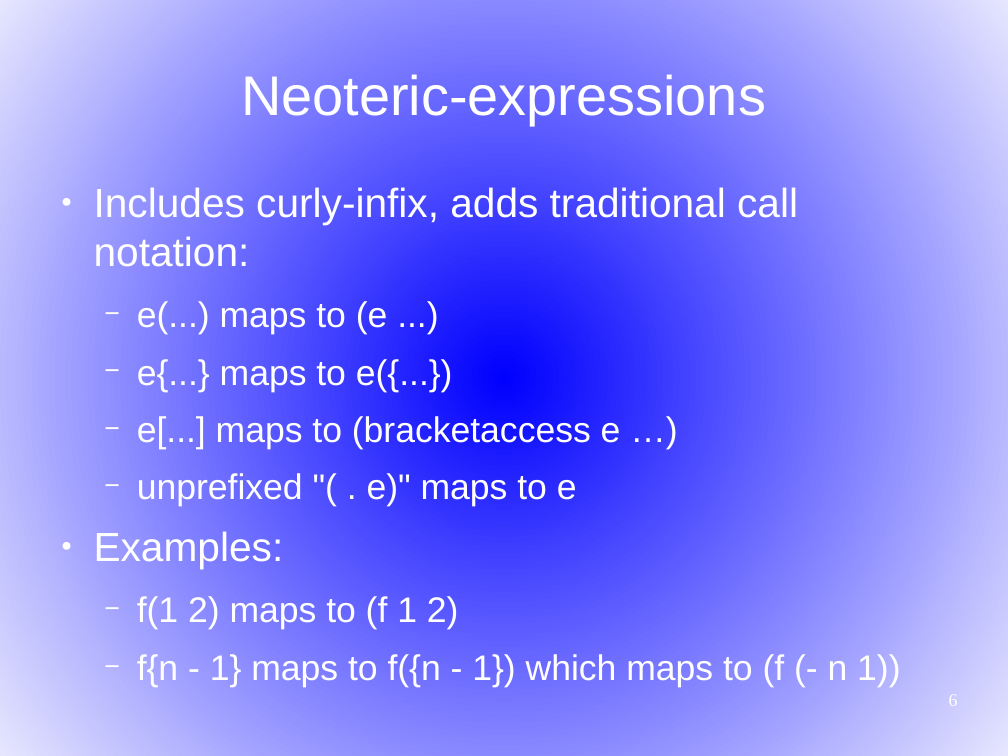
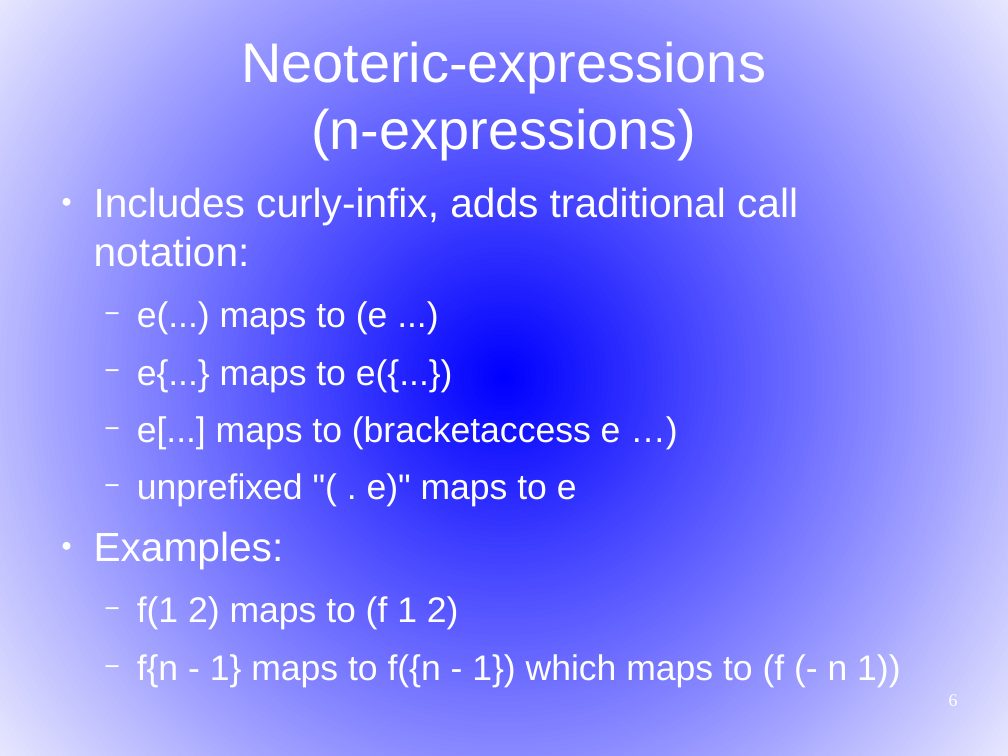
Before and after one commit to martin12333/Readable-Lisp-S-expressions, a slide deck: slide 6 of readable-s-expressions.odp. Drawn at 1008x756 pixels with LibreOffice and Linux fonts; fonts in the diff are those of the drawing. Boxes give left, top, right and bottom in pixels: in the first picture for what was removed or moved away, otherwise in the second. Text is boxed around its words. In the diff, an @@ line names an element or a change of style, - is before the commit and + after.

```diff
--- a/readable-s-expressions.odp
+++ b/readable-s-expressions.odp
@@ title at box(241, 41, 766, 159): text changed @@
-Neoteric-expressions
+Neoteric-expressions
+(n-expressions)
```
Also in this commit, not shown: 8 other slides changed, 1 slide added.
